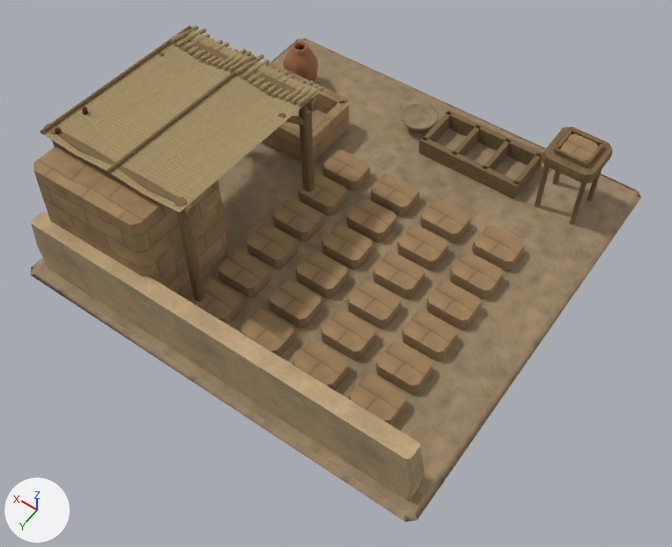
An edit to the glTF model assets/3d/sumer-buildings/brickyard.glb, drawn before and after from the same camera.
Before and after are seen from a 50 mm lens placed at (-4.19, 6.07, 8.62), pointed at (-0.39, 0.75, 0.27). The axes (+X, +Y, +Z) are drawn at lower left. The lights are the same throughout. The first picture is the older version. Vertices at exactly the same position are counted once.

The first picture shows 'original-brickyard-alluvial-earth', 'original-brickyard-fired-pottery', 'original-brickyard-game-raw-brick-facing', 'original-brickyard-reed-mat', 'original-brickyard-warm-clay-plaster', 'original-brickyard-worn-timber' and 1 more.
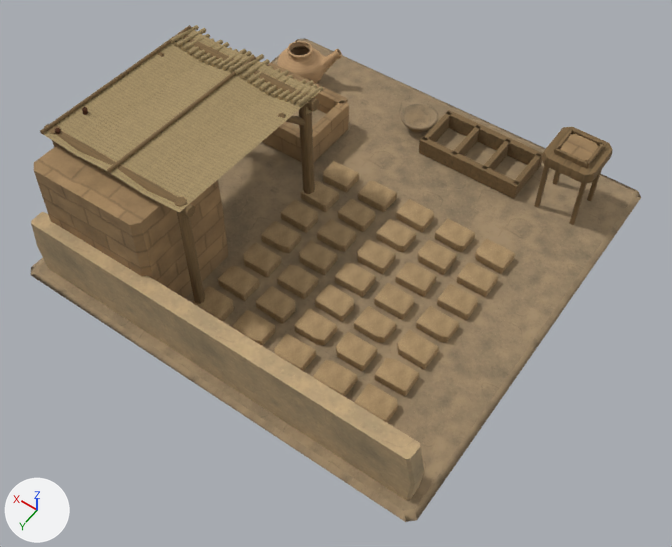
Location of each change, [x1, y1, x2, y2] in pixels of the pictures (672 x 547 px):
'original-brickyard-game-raw-brick-facing', reshaped
    before: [34, 63, 598, 425]
    after: [34, 63, 598, 298]
'original-brickyard-handmade-yard-craft', added (brown)
    after: [193, 41, 515, 422]
'original-brickyard-fired-pottery', deleted (brown)
    before: [283, 41, 318, 82]
part 1 of me_mesh_2, deleted (brown)
    before: [190, 150, 524, 425]

Edits to the bpy script that builds the scene:
```text
Add img_assets_3d_textures_courtyard_yard_craft_color_jpg:
    img_assets_3d_textures_courtyard_yard_craft_color_jpg = load_image('assets/3d/textures/courtyard/yard-craft-color.jpg', '_unpacked/assets_3d_textures_courtyard_yard-craft-color.jpg', 1024, 1024, 'sRGB')
Add img_assets_3d_textures_courtyard_yard_craft_normal_jpg:
    img_assets_3d_textures_courtyard_yard_craft_normal_jpg = load_image('assets/3d/textures/courtyard/yard-craft-normal.jpg', '_unpacked/assets_3d_textures_courtyard_yard-craft-normal.jpg', 1024, 1024, 'Non-Color')
Add mat_handmade_yard_craft:
    mat_handmade_yard_craft = bpy.data.materials.new('handmade-yard-craft')
    # uses the picture img_assets_3d_textures_courtyard_yard_craft_color_jpg
    # uses the picture img_assets_3d_textures_courtyard_yard_craft_normal_jpg
Change me_mesh_2:
    used by ob_original_brickyard_game_raw_brick_facing; location = (0.0, 0.0, 0.0)
    remove me_mesh_2.from_pydata(...)  # 744 vertices, 1364 faces; spans x -2.12..2.4, y -2.12..2.37, z 0.01..1.67
    add me_mesh_2.from_pydata(...)  # 168 vertices, 308 faces; spans x -2.12..2.4, y -2.12..2.37, z 0.01..1.67
    me_mesh_2 part 1: 24 loose pieces with 576 vertices, spanning x -1.94..0.79, y -0.96..1.99, z 0.05..0.22, are deleted
Add me_mesh_5_1:
    me_mesh_5_1.from_pydata(...)  # 5030 vertices, 9920 faces; spans x -1.89..2.36, y -2.19..1.96, z 0.05..0.66
    me_mesh_5_1.materials.append(mat_handmade_yard_craft)
Remove ob_original_brickyard_fired_pottery:
    ob_original_brickyard_fired_pottery = bpy.data.objects.new('original-brickyard-fired-pottery', me_mesh_5)
    ob_original_brickyard_fired_pottery.location = (0.0, 0.0, 0.0)
Add ob_original_brickyard_handmade_yard_craft:
    ob_original_brickyard_handmade_yard_craft = bpy.data.objects.new('original-brickyard-handmade-yard-craft', me_mesh_5_1)
    ob_original_brickyard_handmade_yard_craft.location = (0.0, 0.0, 0.0)
```
